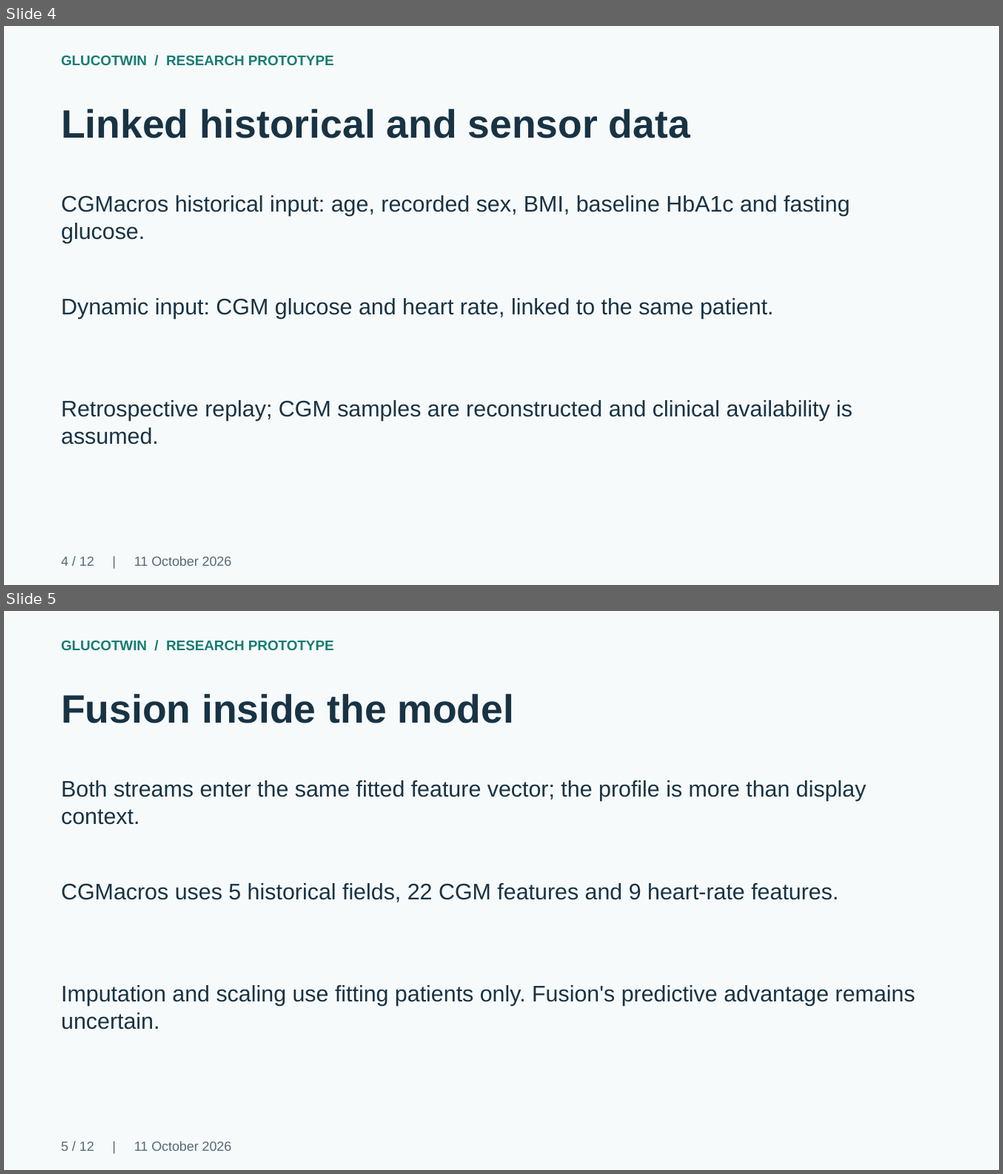
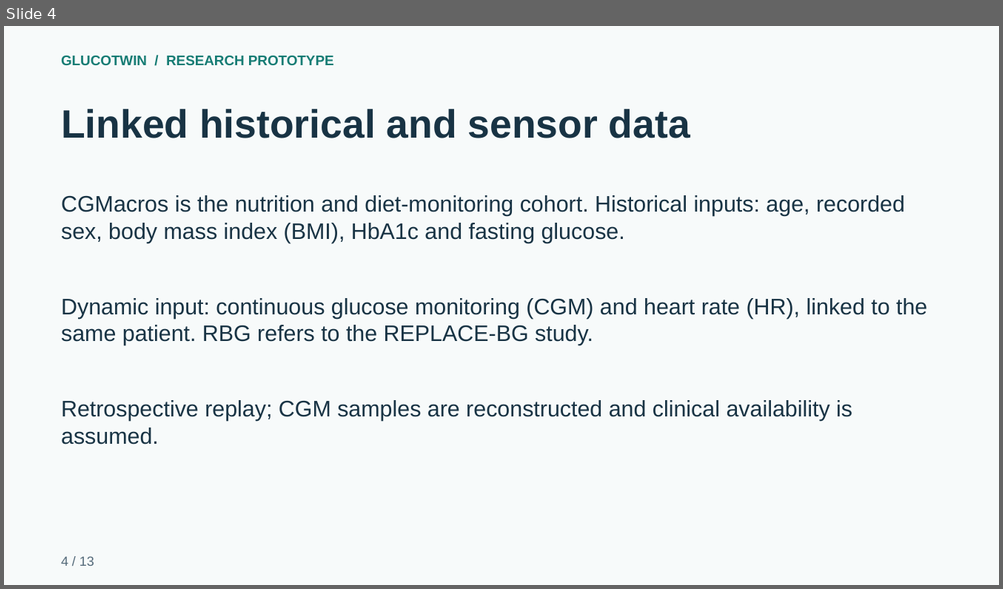
Before and after one commit to ArnavModi-MSIT/GlucoTwin, a slide deck: project/docs/delivery/GlucoTwin_Presentation.pptx. Shown one above the other, each under a label of ours: slides 4 and 5 before the commit, slide 4 after it. The pictures are 1003x1174 and 1003x589 pixels, drawn with LibreOffice and Linux fonts; fonts in the diff are those of the drawing. Boxes give left, top, right and bottom in pixels: in the first picture for what was removed or moved away, otherwise in the second. Text is boxed around its words. In the diff, an @@ line names an element or a change of style, - is before the commit and + after.

```diff
--- a/project/docs/delivery/GlucoTwin_Presentation.pptx
+++ b/project/docs/delivery/GlucoTwin_Presentation.pptx
@@ slide 5 removed at <box>4,611,999,1170</box>, background #F7FAFA @@
@@ text removed at <box>61,641,334,650</box> @@
-GLUCOTWIN / RESEARCH PROTOTYPE
@@ text removed at <box>61,694,514,723</box> @@
-Fusion inside the model
@@ text removed at <box>61,780,866,825</box> @@
-Both streams enter the same fitted feature vector; the profile is more than display context.
@@ text removed at <box>61,883,838,903</box> @@
-CGMacros uses 5 historical fields, 22 CGM features and 9 heart-rate features.
@@ text removed at <box>61,985,915,1030</box> @@
-Imputation and scaling use fitting patients only. Fusion's predictive advantage remains uncertain.
@@ text removed at <box>61,1142,232,1151</box> @@
-5 / 12 | 11 October 2026
@@ slide 4 changed as well @@
@@ text at <box>61,195,905,244</box>: text changed @@
-CGMacros historical input: age, recorded sex, BMI, baseline HbA1c and fasting glucose.
+CGMacros is the nutrition and diet-monitoring cohort. Historical inputs: age, recorded sex, body mass index (BMI), HbA1c and fasting glucose.
@@ text at <box>61,298,927,346</box>: text changed @@
-Dynamic input: CGM glucose and heart rate, linked to the same patient.
+Dynamic input: continuous glucose monitoring (CGM) and heart rate (HR), linked to the same patient. RBG refers to the REPLACE-BG study.
@@ text at <box>61,557,94,566</box>: text changed @@
-4 / 12 | 11 October 2026
+4 / 13
```
Also in this commit, not shown: 8 other slides changed, 4 slides added, 2 other slides removed, 4 other files.
